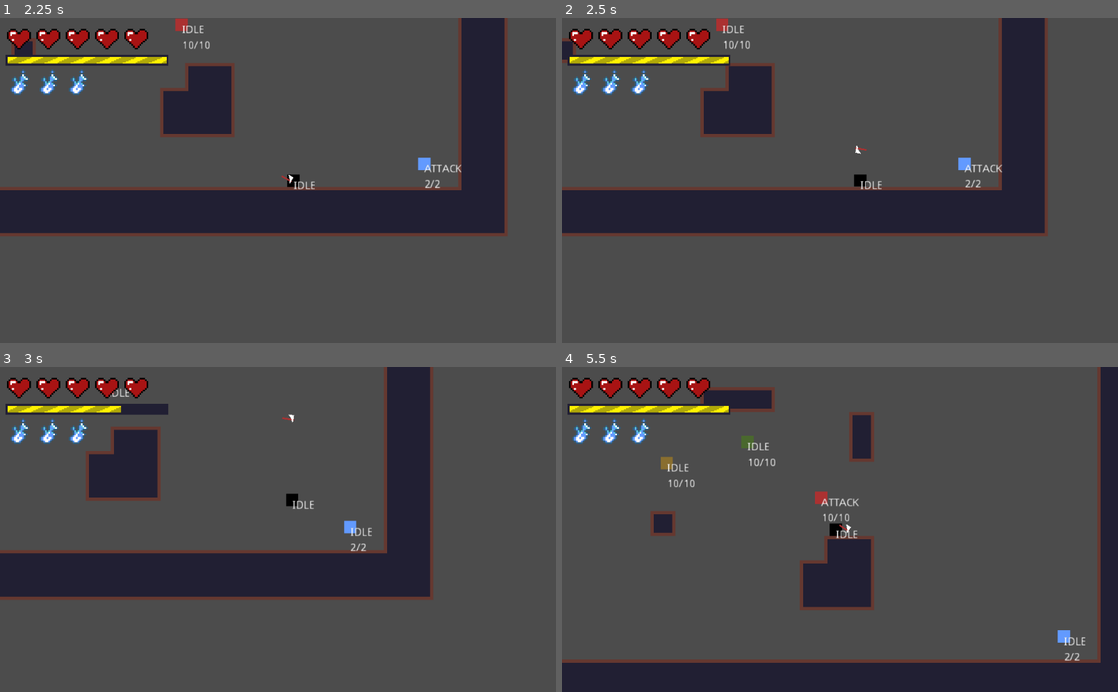
Above: before the commit, frames 1-4 (two rows, left to right).
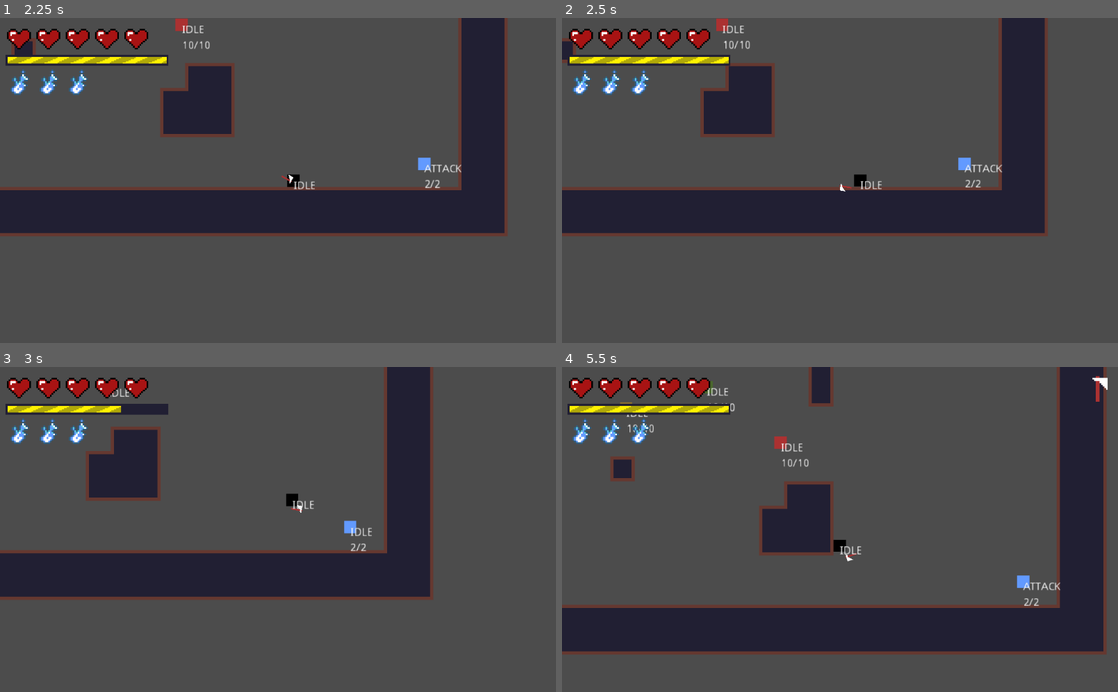
Above: after the commit, the same moments.

Repository: renzoventura/god-of-war
Game: Godot game, scene res://scenes/level/TemplateLevel.tscn
Same seed, same stepped clock (60 frames per second), same inputs: the game is played once before the commit and once after it.
Inputs (mouse positions are in pixels of both pictures, inside the frame that each line leads up to):
- Up to frame 1 (2.25 s): tap Enter at 0.5 s; move the mouse to (400, 164) at 0.52 s; hold D (right) 0.53-1.28 s; click (400, 164) at 0.6 s; right-click (400, 164) at 0.8 s; move the mouse to (166, 196) at 1.27 s; hold S (down) 1.28-2.03 s; right-click (166, 196) at 1.35 s; click (166, 196) at 1.55 s; move the mouse to (333, 109) at 2.02 s; hold D (right) from 2.03 s (still down); click (333, 109) at 2.1 s
- Up to frame 2 (2.5 s): keep holding D (right); right-click (895, 109) at 2.3 s
- Up to frame 3 (3 s): move the mouse to (250, 594) at 2.77 s; release D (right) at 2.78 s; hold W (up) from 2.78 s (still down); tap Space (dash) at 2.85 s
- Up to frame 4 (5.5 s): click (812, 594) at 3.05 s; move the mouse to (1006, 578) at 3.52 s; release W (up) at 3.53 s; hold A (left) 3.53-5.03 s; right-click (1006, 578) at 3.6 s; move the mouse to (673, 480) at 4.27 s; click (673, 480) at 4.35 s; move the mouse to (867, 529) at 5.02 s; hold S (down) from 5.03 s (still down); right-click (867, 529) at 5.1 s

Frame 1 is identical in both runs. In frame 2, less than 0.1% of the frame differs, in the area x 49-55%, y 39-54%; in frame 3, less than 0.1%; in frame 4, 42%, in the area x 0-100%, y 0-100%.

Commit message:
Basher enemy and bug fixes on new axe mechanic

Diff:
--- a/scenes/enemy/BasherEnemy.gd
+++ b/scenes/enemy/BasherEnemy.gd
@@ -1,15 +1,25 @@
 extends "res://scenes/enemy/Enemy.gd"
 
-# Declare member variables here. Examples:
-# var a = 2
-# var b = "text"
+var player = null
+const SPEED = 200
 
 
-# Called when the node enters the scene tree for the first time.
-func _ready():
-	pass # Replace with function body.
 
 
-# Called every frame. 'delta' is the elapsed time since the previous frame.
-#func _process(delta):
-#	pass
+
+func attack_feature():
+	chase_player()
+
+func chase_player():
+	player = get_tree().get_root().find_node("Player", true, false)
+	var player_direction = player.position - self.position
+	if player_direction.x > player_direction.y:
+		player_direction.y = 0
+	else:
+		player_direction.x =0
+	move_and_slide(SPEED * player_direction.normalized())
+
+func get_target()->Vector2:
+	var player = get_tree().get_root().find_node("Player", true, false)
+	var player_direction = (player.global_position)
+	return player_direction + Vector2(0,-2)
--- a/scenes/enemy/Enemy.gd
+++ b/scenes/enemy/Enemy.gd
@@ -7,6 +7,7 @@
 onready var state_label = $State
 onready var staggerTimer = $StaggerTime
 onready var healthText = $HealthText
+onready var detectionZone = $"AI/DectectionZone"
 
 var motion = Vector2(0,0)
 var isFrozen = false;
@@ -39,8 +40,9 @@
 	idle_feature()
 
 func idle_feature():
-#	move()
-#	move_and_slide(motion)
+	var player_node = get_tree().get_root().find_node("Player", true, false)
+	if(detectionZone.overlaps_body(player_node) || detectionZone.overlaps_area(player_node)):
+		state = ATTACK
 	pass
 
 func frozen():
--- a/scenes/enemy/Enemy.tscn
+++ b/scenes/enemy/Enemy.tscn
@@ -36,7 +36,6 @@
 [node name="DectectionZone" type="Area2D" parent="AI"]
 
 [node name="CollisionShape2D" type="CollisionShape2D" parent="AI/DectectionZone"]
-visible = false
 shape = SubResource( 3 )
 
 [node name="State" type="Label" parent="."]
--- a/scenes/enemy/RangeEnemy.tscn
+++ b/scenes/enemy/RangeEnemy.tscn
@@ -13,9 +13,6 @@
 [node name="DectectionZone" parent="AI" index="0"]
 scale = Vector2( 2, 2 )
 
-[node name="CollisionShape2D" parent="AI/DectectionZone" index="0"]
-visible = true
-
 [node name="Bullets" type="Node2D" parent="." index="7"]
 
 [node name="BulletSpawner" type="Timer" parent="." index="8"]
--- a/scenes/player/Sword.gd
+++ b/scenes/player/Sword.gd
@@ -158,5 +158,6 @@
 	return mana > 0
 
 func use_up_mana():
-	mana -= 1
-	get_tree().call_group("GUI", "update_mana", mana)
+	if(state != STICK):
+		mana -= 1
+		get_tree().call_group("GUI", "update_mana", mana)
--- a/scenes/player/Sword.tscn
+++ b/scenes/player/Sword.tscn
@@ -134,6 +134,7 @@
 rotation = -2.93557e-08
 scale = Vector2( 1.01521, 1.0268 )
 shape = SubResource( 3 )
+disabled = true
 
 [node name="Timer" type="Timer" parent="."]
 
